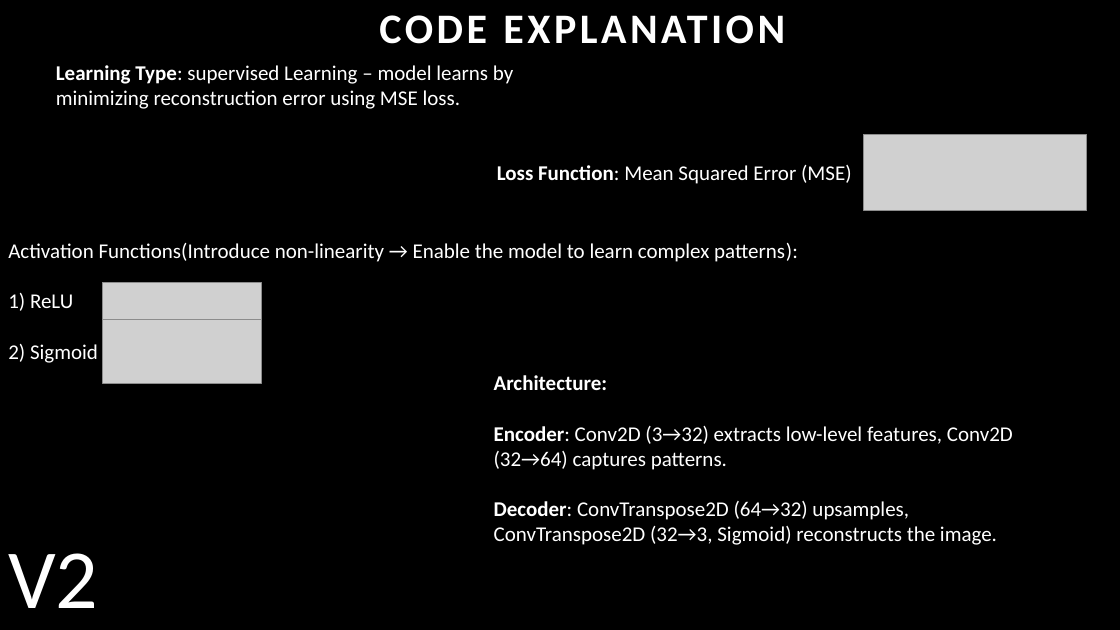
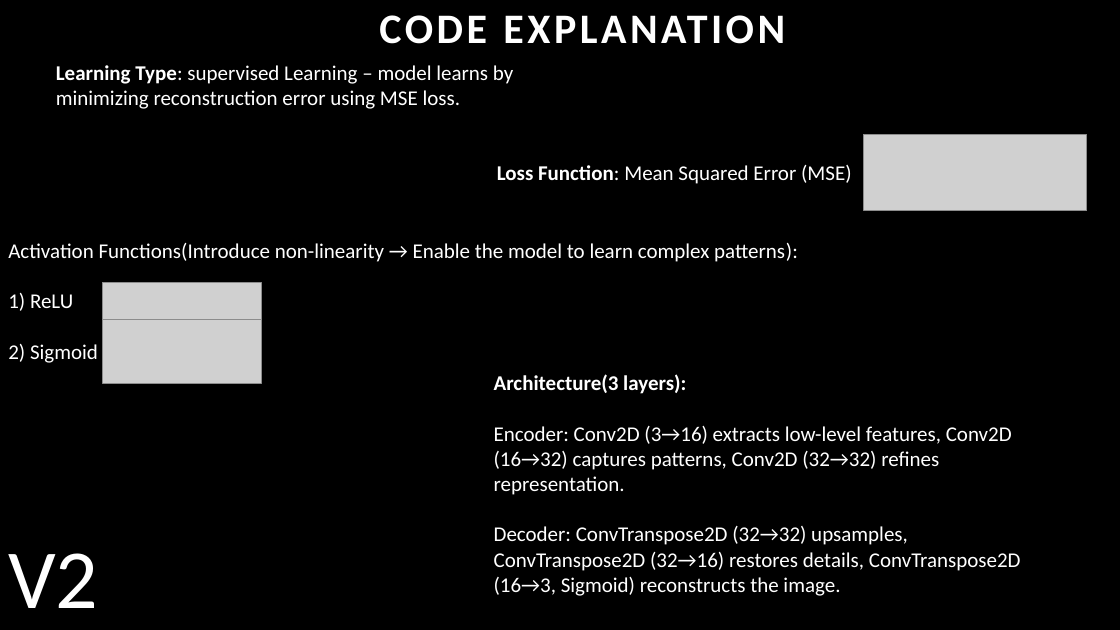
Before and after one commit to Heigen007/ai_photo_enhanse_python, a slide deck: slide 16 of ai_compression_project.pptx. Drawn at 1120x630 pixels with LibreOffice and Linux fonts; fonts in the diff are those of the drawing; grey boxes stand for pictures. Boxes give left, top, right and bottom in pixels: in the first picture for what was removed or moved away, otherwise in the second. Text is boxed around its words. In the diff, an @@ line names an element or a change of style, - is before the commit and + after.

```diff
--- a/ai_compression_project.pptx
+++ b/ai_compression_project.pptx
@@ text at (494, 374, 1021, 596): text changed @@
-Architecture:
-Encoder: Conv2D (3→32) extracts low-level features, Conv2D (32→64) captures patterns.
-Decoder: ConvTranspose2D (64→32) upsamples, ConvTranspose2D (32→3, Sigmoid) reconstructs the image.
+Architecture(3 layers):
+Encoder: Conv2D (3→16) extracts low-level features, Conv2D (16→32) captures patterns, Conv2D (32→32) refines representation.
+Decoder: ConvTranspose2D (32→32) upsamples, ConvTranspose2D (32→16) restores details, ConvTranspose2D (16→3, Sigmoid) reconstructs the image.
```
Also in this commit, not shown: 5 other slides changed, 4 slides added, 6 other files.
